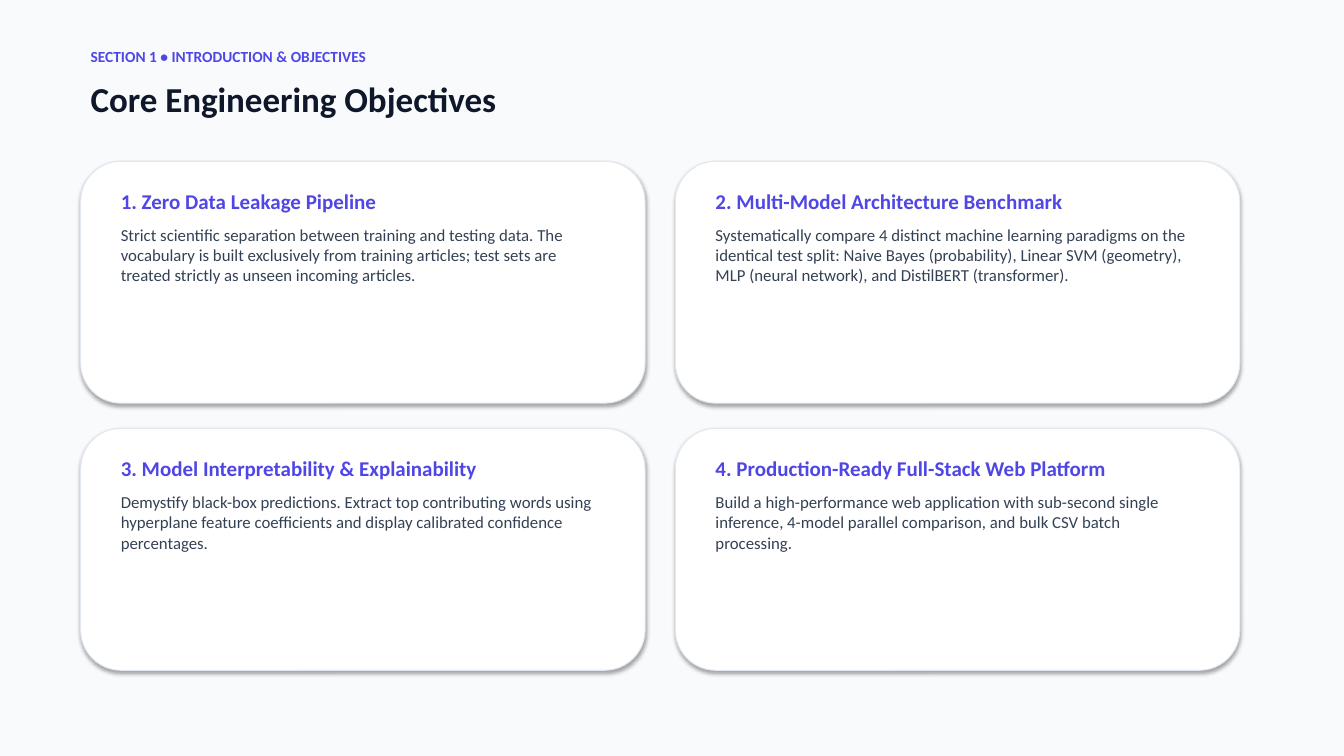
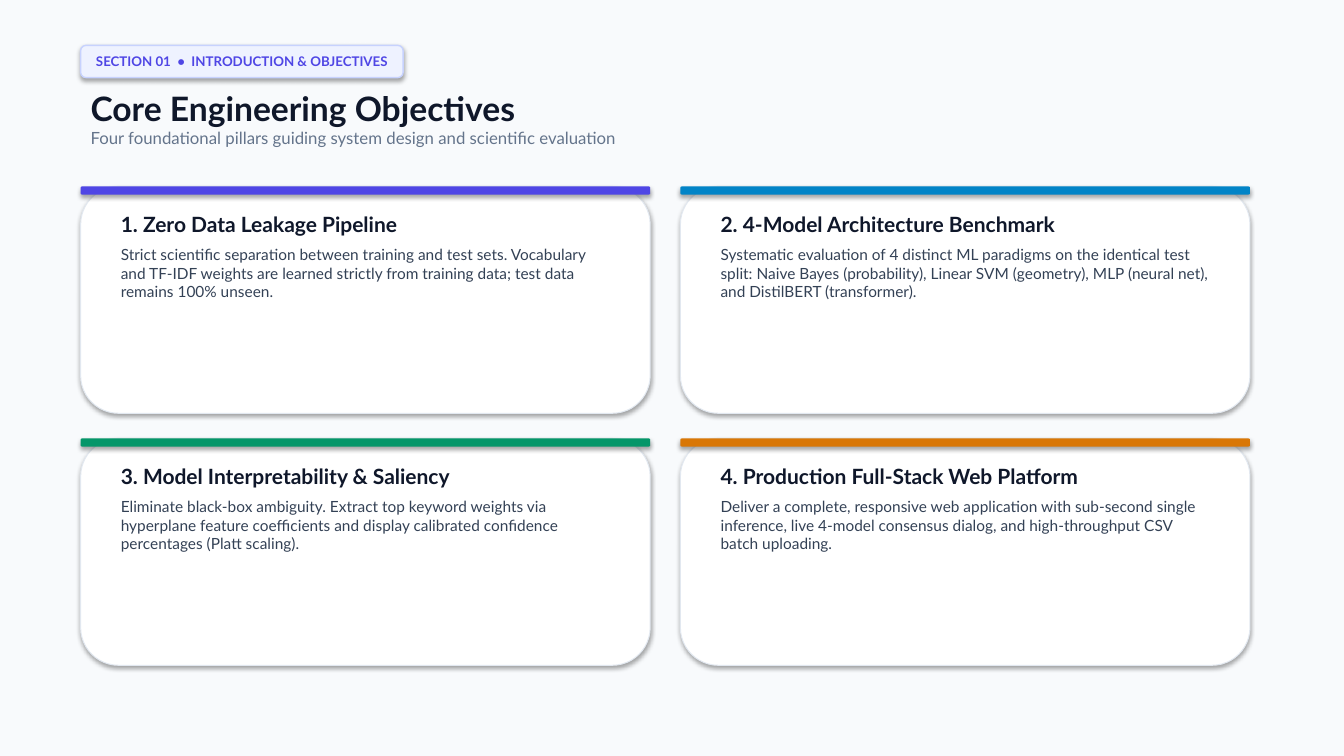
Before and after one commit to Abhijeet0848/NewsLens, a slide deck: slide 4 of docs/NewsScope_Presentation.pptx. Drawn at 1344x756 pixels with LibreOffice and Linux fonts; fonts in the diff are those of the drawing. Boxes give left, top, right and bottom in pixels: in the first picture for what was removed or moved away, otherwise in the second. Text is boxed around its words. In the diff, an @@ line names an element or a change of style, - is before the commit and + after.

Commit message:
docs: redesign PowerPoint with executive light theme and add interactive HTML slides

```diff
--- a/docs/NewsScope_Presentation.pptx
+++ b/docs/NewsScope_Presentation.pptx
@@ rounded rectangle "SECTION 01 • INTRODUCTION & ...": place and size @@
-rounded rectangle "SECTION 01 • INTRODUCTION & ..." at bbox=[91, 52, 366, 62]
+rounded rectangle "SECTION 01 • INTRODUCTION & ..." at bbox=[81, 45, 403, 78]
@@ rounded rectangle "SECTION 01 • INTRODUCTION & ..." at bbox=[81, 45, 403, 78]: vertical alignment top to middle; fill none to #EEF2FF; outline none to #C7D2FE 1 pt; shadow on @@
@@ text in rounded rectangle at bbox=[96, 56, 387, 66]: text changed; size 11 to 9.5 pt; font Calibri to Lato @@
-SECTION 1 • INTRODUCTION & OBJECTIVES
+SECTION 01 • INTRODUCTION & OBJECTIVES
@@ text "Core Engineering Objectives": place and size @@
-text "Core Engineering Objectives" at bbox=[91, 87, 496, 118]
+text "Core Engineering Objectives" at bbox=[91, 96, 615, 147]
@@ text at bbox=[91, 96, 515, 127]: size 25 to 24 pt, font Calibri to Lato in "Core Engineering Objectives" @@
@@ text at bbox=[91, 131, 615, 147]: paragraph added @@
+Four foundational pillars guiding system design and scientific evaluation
@@ rounded rectangle: place and size @@
-rounded rectangle at bbox=[81, 161, 645, 403]
+rounded rectangle at bbox=[81, 187, 650, 413]
@@ rounded rectangle added at bbox=[81, 187, 650, 195], fill #4F46E5 @@
@@ text "1. Zero Data Leakage Pipeline": place and size @@
-text "1. Zero Data Leakage Pipeline" at bbox=[121, 194, 562, 284]
+text "1. Zero Data Leakage Pipeline" at bbox=[121, 216, 586, 297]
@@ rounded rectangle: place and size @@
-rounded rectangle at bbox=[676, 161, 1240, 403]
+rounded rectangle at bbox=[681, 187, 1250, 413]
@@ rounded rectangle: place and size @@
-rounded rectangle at bbox=[81, 429, 645, 670]
+rounded rectangle at bbox=[681, 187, 1250, 195]
@@ rounded rectangle at bbox=[681, 187, 1250, 195]: fill #FFFFFF to #0284C7; outline #E2E8F0 0.75 pt to none @@
@@ text at bbox=[121, 216, 397, 236]: font Calibri to Lato, text colour #4F46E5 to #0F172A in "1. Zero Data Leakage Pipeline"; less space between paragraphs @@
@@ text at bbox=[721, 216, 1208, 299]: text changed; size 12 to 11 pt; font Calibri to Lato @@
-2. Multi-Model Architecture Benchmark
-Systematically compare 4 distinct machine learning paradigms on the identical test split: Naive Bayes (probability), Linear SVM (geometry), MLP (neural network), and DistilBERT (transformer).
+2. 4-Model Architecture Benchmark
+Systematic evaluation of 4 distinct ML paradigms on the identical test split: Naive Bayes (probability), Linear SVM (geometry), MLP (neural net), and DistilBERT (transformer).
@@ text at bbox=[121, 248, 586, 297]: text changed; size 12 to 11 pt; font Calibri to Lato @@
-Strict scientific separation between training and testing data. The vocabulary is built exclusively from training articles; test sets are treated strictly as unseen incoming articles.
+Strict scientific separation between training and test sets. Vocabulary and TF-IDF weights are learned strictly from training data; test data remains 100% unseen.
@@ rounded rectangle: place and size @@
-rounded rectangle at bbox=[676, 429, 1240, 670]
+rounded rectangle at bbox=[81, 439, 650, 665]
@@ rounded rectangle added at bbox=[81, 439, 650, 447], fill #059669 @@
@@ rounded rectangle added at bbox=[681, 439, 1250, 665], fill #FFFFFF, outline #E2E8F0 0.75 pt @@
@@ rounded rectangle added at bbox=[681, 439, 1250, 447], fill #D97706 @@
@@ text at bbox=[121, 468, 558, 552]: text changed; size 12 to 11 pt; font Calibri to Lato @@
-3. Model Interpretability & Explainability
-Demystify black-box predictions. Extract top contributing words using hyperplane feature coefficients and display calibrated confidence percentages.
+3. Model Interpretability & Saliency
+Eliminate black-box ambiguity. Extract top keyword weights via hyperplane feature coefficients and display calibrated confidence percentages (Platt scaling).
@@ text at bbox=[721, 468, 1196, 552]: text changed; size 12 to 11 pt; font Calibri to Lato @@
-4. Production-Ready Full-Stack Web Platform
-Build a high-performance web application with sub-second single inference, 4-model parallel comparison, and bulk CSV batch processing.
+4. Production Full-Stack Web Platform
+Deliver a complete, responsive web application with sub-second single inference, live 4-model consensus dialog, and high-throughput CSV batch uploading.
```
Also in this commit, not shown: 15 other slides changed, 1 slide added, 1 slide removed, 2 other files.
